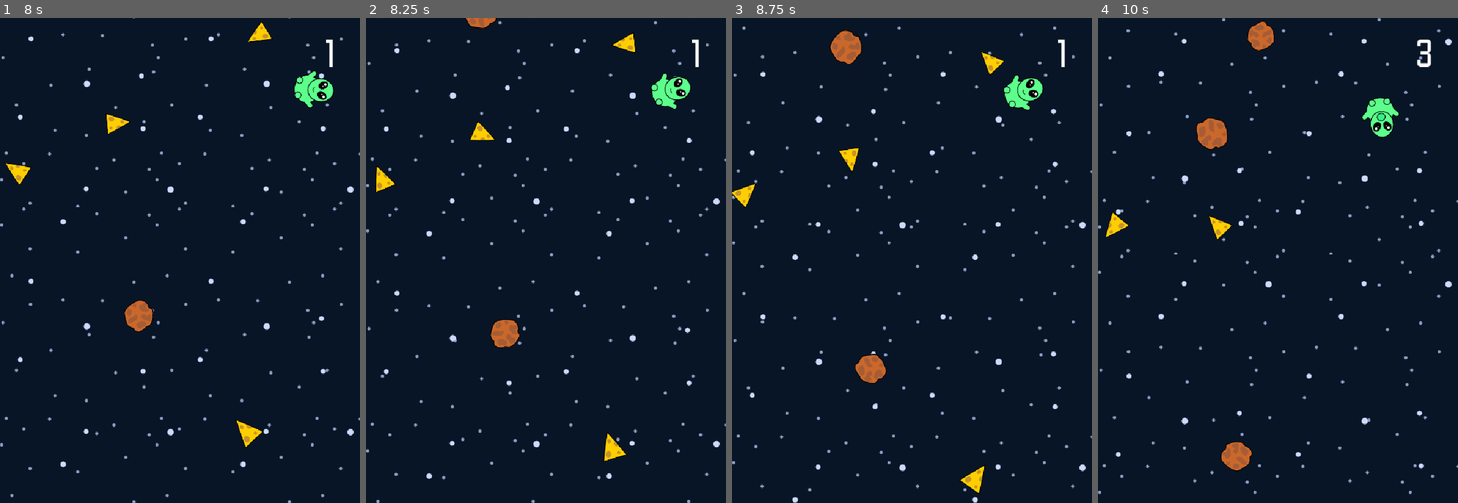
Above: before the commit, frames 1-4 (left to right).
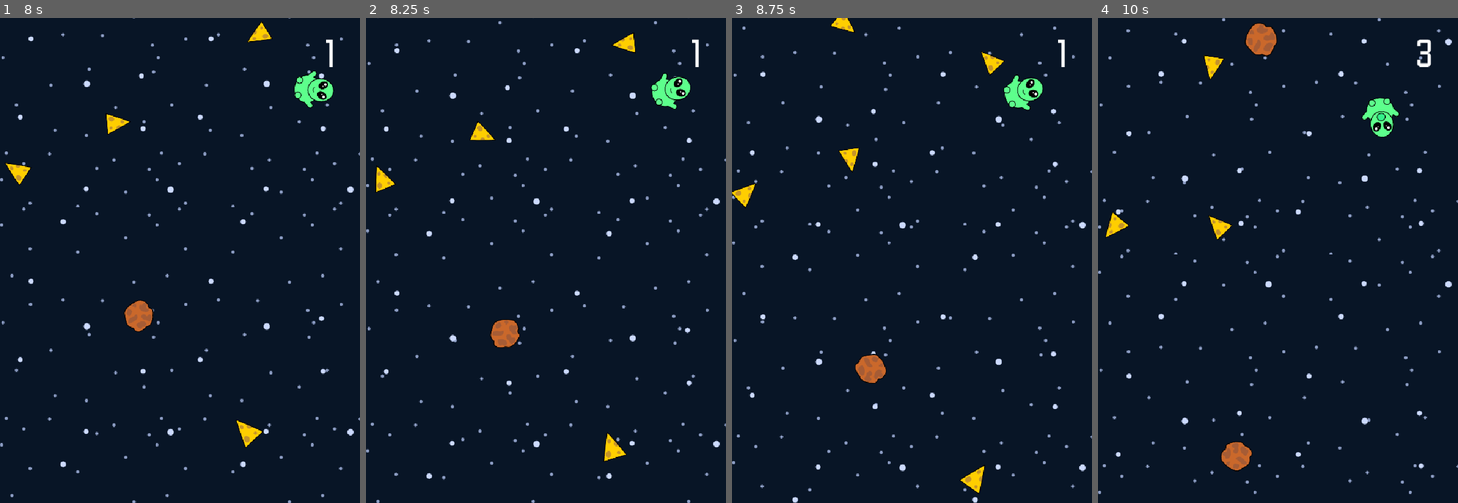
Above: after the commit, the same moments.

Repository: Trulle1234/Orion-game
Game: Godot game, scene res://scenes/level.tscn
Same seed, same stepped clock (60 frames per second), same inputs: the game is played once before the commit and once after it.
Inputs:
- Up to frame 1 (8 s): tap Enter at 0.5 s; hold W (up) 0.53-2.03 s; tap Alt every 1.5 s from 0.6 to 6.6 s; tap Shift every 1.5 s from 1.35 to 7.35 s; hold D (left) 2.03-3.53 s; hold Down 3.53-4.28 s; hold A (right) 4.28-5.03 s; hold W (up) 5.03-5.78 s; hold A (right) from 5.78 s (still down)
- Up to frame 2 (8.25 s): release A (right) at 8.03 s; hold Down from 8.03 s (still down); tap Alt at 8.1 s
- Up to frame 3 (8.75 s): keep holding Down
- Up to frame 4 (10 s): release Down at 8.78 s; hold D (left) 8.78-9.53 s; tap Shift at 8.85 s; hold W (up) from 9.53 s (still down); tap Alt at 9.6 s

Frame 1 is identical in both runs. In frame 2, 0.1% of the frame differs, in the area x 27-37%, y 0-3%; in frame 3, 0.6%; in frame 4, 0.9%, in the area x 27-50%, y 0-28%.

Commit message:
fixed bug in junk part

Diff:
--- a/scripts/level.gd
+++ b/scripts/level.gd
@@ -5,7 +5,7 @@
 var score_buffer = 0
 var score = 0
 
-var junk_part = 0.2
+var junk_part = 0.25
 var time_min = 1.0
 var time_max = 1.4
 
@@ -19,7 +19,7 @@
 	score_buffer = 0
 	score = 0
 
-	junk_part = 0.2
+	junk_part = 0.25
 	time_min = 1.0
 	time_max = 1.4
 
@@ -31,8 +31,8 @@
 
 		junk_part += 0.015
 
-		if junk_part <= 0.4:
-			junk_part = 0.4
+		if junk_part >= 0.45:
+			junk_part = 0.45
 
 		time_min -= 0.03
 		time_max -= 0.02
@@ -43,4 +43,11 @@
 		if time_max <= 0.5:
 			time_max = 0.5
 
+		#print(
+			#"\n" + "score = " + str(score) + "\n"
+			#+ "sroll_speed = " + str(scroll_speed) + "\n"
+			#+ "junk_part = " + str(junk_part) + "\n"
+			#+ "time min/max = " + str(time_min) + " / " + str(time_max)
+		#)
+
 	score_buffer = score
Not shown, added: build/web_build_v1.4.zip
